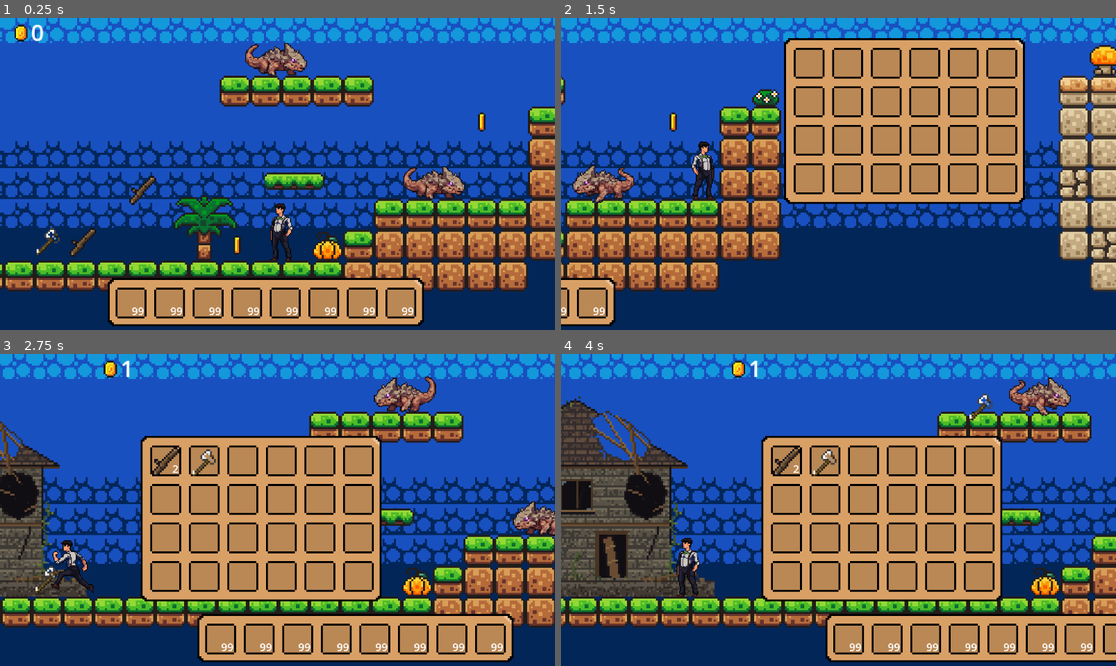
Above: before the commit, frames 1-4 (two rows, left to right).
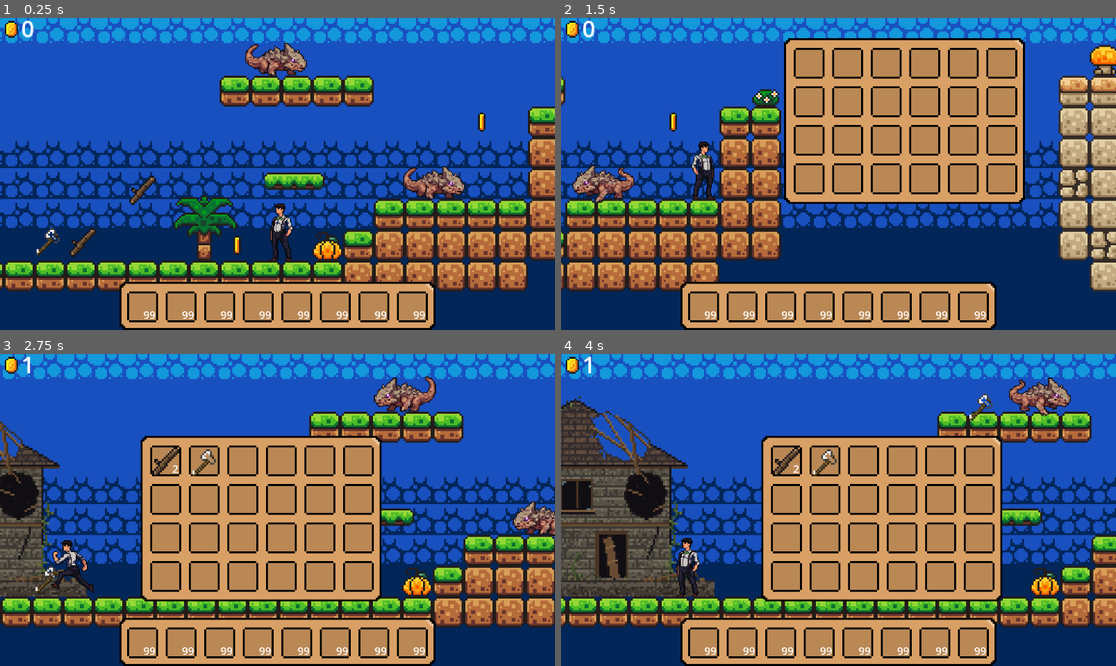
Above: after the commit, the same moments.

Repository: mohawk2409/survive
Game: Godot game, scene res://scenes/game.tscn
Same seed, same stepped clock (60 frames per second), same inputs: the game is played once before the commit and once after it.
Inputs (mouse positions are in pixels of both pictures, inside the frame that each line leads up to):
- Up to frame 1 (0.25 s): no input
- Up to frame 2 (1.5 s): move the mouse to (960, 158) at 0.52 s; hold Right (move_right) 0.53-1.25 s; tap E (i) at 0.6 s; click (960, 158) at 0.67 s; tap Up (jump) at 0.77 s; drag from (866, 64) to (622, 301) at 1.27 s
- Up to frame 3 (2.75 s): move the mouse to (333, 441) at 2.02 s; hold Left (move_left) from 2.03 s (still down); tap F (fly) at 2.1 s; tap E (i) at 2.3 s
- Up to frame 4 (4 s): release Left (move_left) at 2.75 s; drag from (755, 460) to (1088, 513) at 2.77 s; drag from (860, 460) to (982, 403) at 3.52 s

The runs differ from the first frame. In frame 1, 7.5% of the frame differs, in the area x 0-79%, y 0-100%; in frame 2, 10%; in frame 3, 8.4%; in frame 4, 11%, in the area x 0-100%, y 0-100%.

Commit message:
fixing position of the bottom_ui_slots

Diff:
--- a/scenes/game.tscn
+++ b/scenes/game.tscn
@@ -331,26 +331,25 @@
 position = Vector2(31, -44)
 
 [node name="CanvasLayer" type="CanvasLayer" parent="." unique_id=431231060]
-follow_viewport_enabled = true
 
 [node name="bottom_bar_ui" parent="CanvasLayer" unique_id=879348506 instance=ExtResource("19_264po")]
+z_index = 1
+z_as_relative = false
 anchors_preset = 7
 anchor_left = 0.5
 anchor_top = 1.0
 anchor_right = 0.5
 anchor_bottom = 1.0
-offset_left = -187.0
-offset_top = -89.0
-offset_right = -23.0
-offset_bottom = -64.0
+offset_left = -82.0
+offset_top = -25.0
+offset_right = 82.0
+offset_bottom = 0.0
 grow_horizontal = 2
 grow_vertical = 0
 
 [node name="Score" parent="CanvasLayer" unique_id=1507311229 instance=ExtResource("9_0tnpc")]
-offset_left = -94.0
-offset_top = -60.0
-offset_right = -77.0
-offset_bottom = -53.625
+offset_right = 17.0
+offset_bottom = 6.375
 scale = Vector2(1, 1)
 
 [node name="House" parent="." unique_id=1347396065 instance=ExtResource("11_kvpfn")]
--- a/scenes/player.tscn
+++ b/scenes/player.tscn
@@ -373,6 +373,8 @@
 
 [node name="Inv_UI" parent="." unique_id=878879538 instance=ExtResource("4_dqkch")]
 visible = false
+z_index = 2
+z_as_relative = false
 offset_left = 41.0
 offset_top = -83.0
 offset_right = 41.29599
